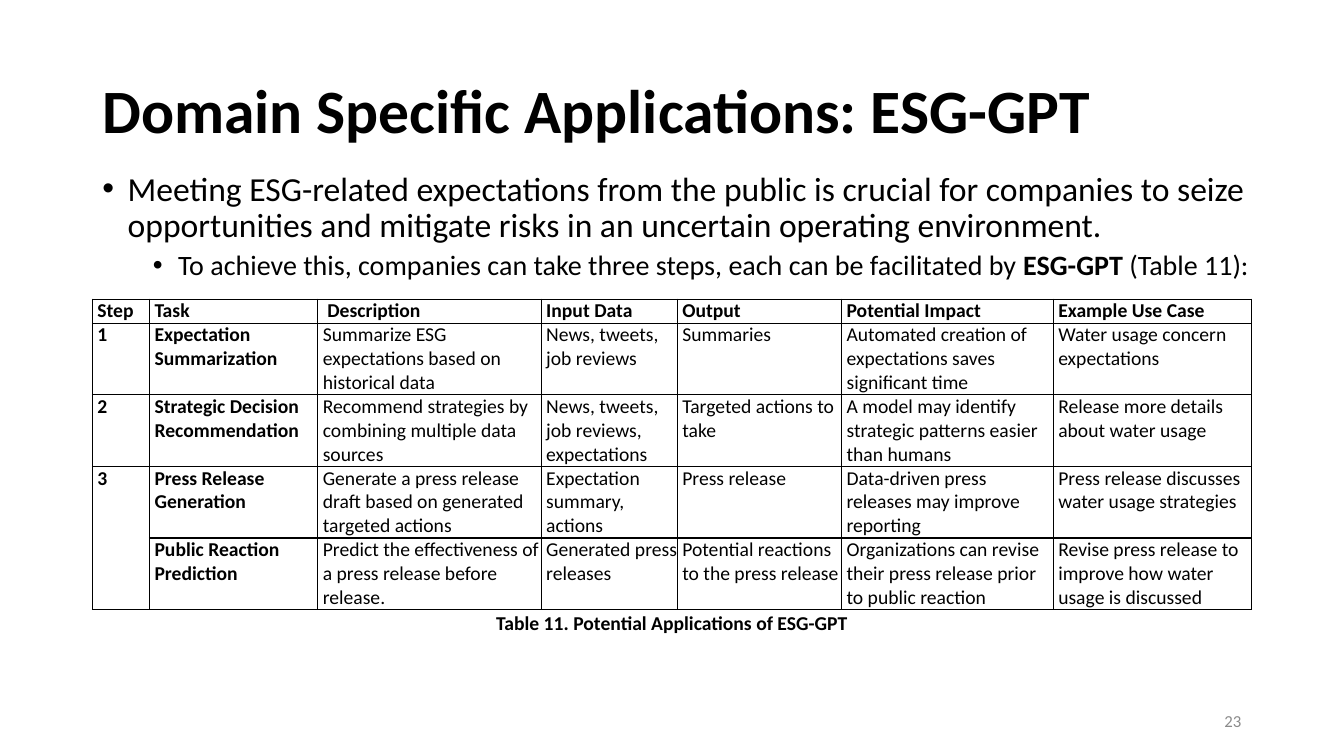
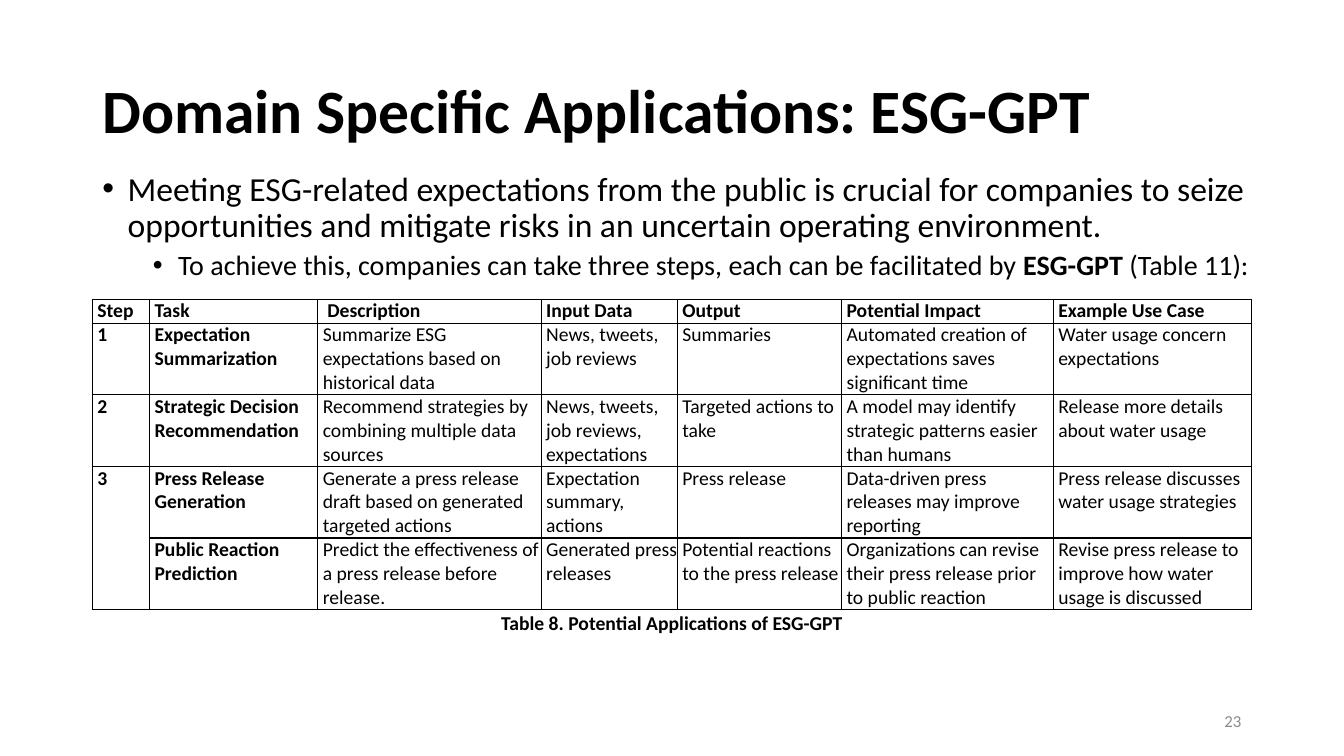
Before and after one commit to ailab-ua/courses, a slide deck: slide 23 of resources/GPT_Overview_April_2023.pptx. Drawn at 1344x756 pixels with LibreOffice and Linux fonts; fonts in the diff are those of the drawing. Boxes give left, top, right and bottom in pixels: in the first picture for what was removed or moved away, otherwise in the second. Text is boxed around its words. In the diff, an @@ line names an element or a change of style, - is before the commit and + after.

Commit message:
Updating table numbers for GPT application areas

```diff
--- a/resources/GPT_Overview_April_2023.pptx
+++ b/resources/GPT_Overview_April_2023.pptx
@@ text at box(501, 616, 843, 633): text changed @@
-Table 11. Potential Applications of ESG-GPT
+Table 8. Potential Applications of ESG-GPT
```
Also in this commit, not shown: 4 other slides changed.
